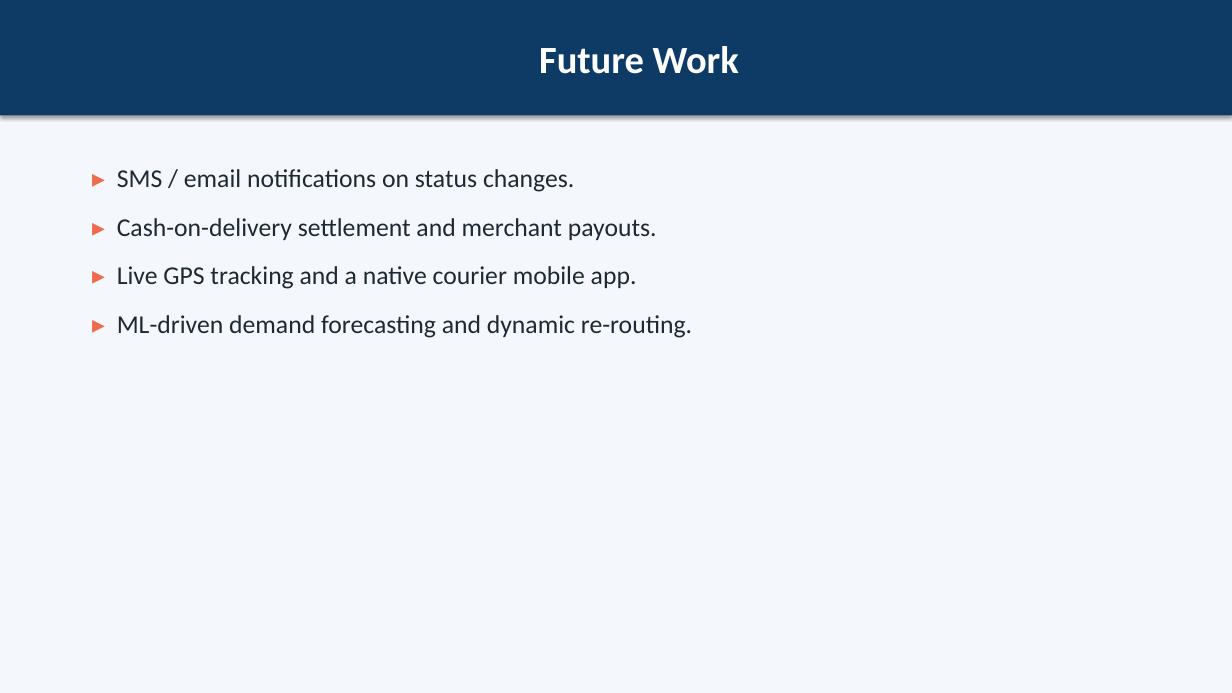
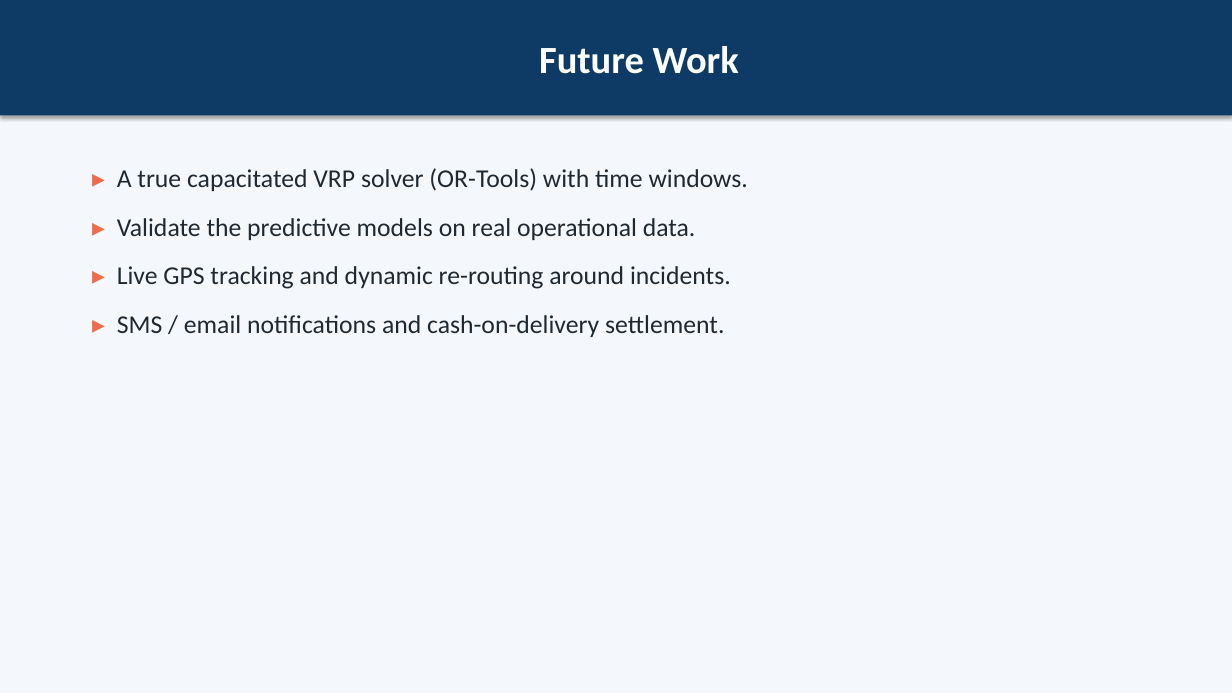
Before and after one commit to MahmoudHozayen1/CairoLogisticsAI, a slide deck: slide 24 of docs/presentation.pptx (slide 17 before the commit). Drawn at 1232x693 pixels with LibreOffice and Linux fonts; fonts in the diff are those of the drawing. Boxes give left, top, right and bottom in pixels: in the first picture for what was removed or moved away, otherwise in the second. Text is boxed around its words. In the diff, an @@ line names an element or a change of style, - is before the commit and + after.

```diff
--- a/docs/presentation.pptx
+++ b/docs/presentation.pptx
@@ text at (117, 168, 748, 337): text changed @@
-▸ SMS / email notifications on status changes.
-▸ Cash-on-delivery settlement and merchant payouts.
-▸ Live GPS tracking and a native courier mobile app.
-▸ ML-driven demand forecasting and dynamic re-routing.
+▸ A true capacitated VRP solver (OR-Tools) with time windows.
+▸ Validate the predictive models on real operational data.
+▸ Live GPS tracking and dynamic re-routing around incidents.
+▸ SMS / email notifications and cash-on-delivery settlement.
```
Also in this commit, not shown: 3 other slides changed, 7 slides added, 5 other files.
